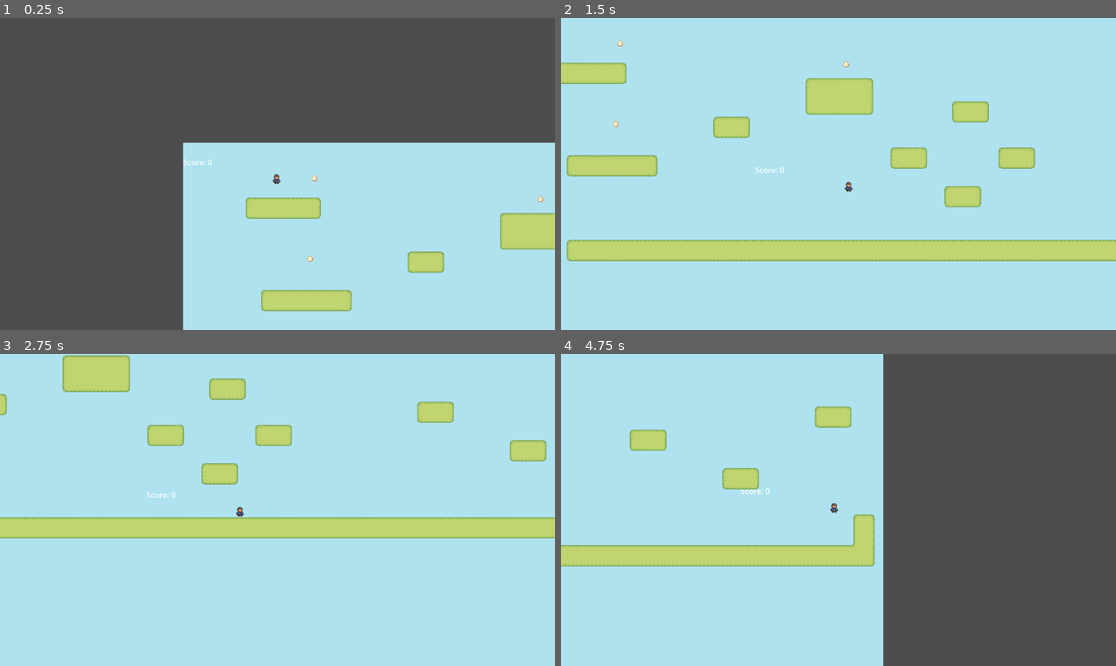
Above: before the commit, frames 1-4 (two rows, left to right).
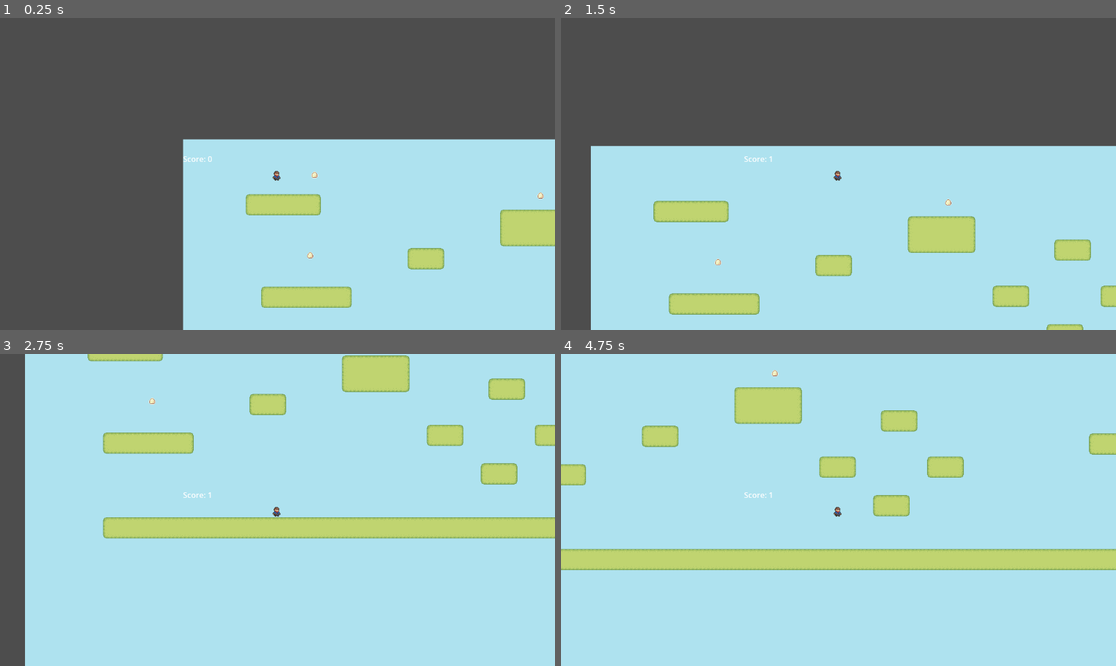
Above: after the commit, the same moments.

Repository: edenmann/class-godot-game
Game: Godot game, scene res://scenes/main_scene.tscn
Two runs of this game, one before a commit and one after it. Both use one fixed random seed, a clock stepped at 60 frames per second and the inputs below.
Inputs:
- Up to frame 1 (0.25 s): no input
- Up to frame 2 (1.5 s): hold D (move_right) from 0.53 s (still down); tap W (move_up) at 0.77 s
- Up to frame 3 (2.75 s): tap W (move_up) at 1.52 s; release D (move_right) at 2.03 s; hold A (move_left) from 2.03 s (still down)
- Up to frame 4 (4.75 s): release A (move_left) at 2.78 s; hold D (move_right) 2.78-4.28 s; tap W (move_up) at 3.02, 3.77, 4.52 s; hold A (move_left) from 4.28 s (still down)

The runs differ from the first frame. In frame 1, 2.6% of the frame differs, in the area x 32-100%, y 38-94%; in frame 2, 57%, in the area x 0-100%, y 0-100%; in frame 3, 14%; in frame 4, 48%.

Commit message:
added final changes

Diff:
--- a/scenes/main_scene.tscn
+++ b/scenes/main_scene.tscn
@@ -108,7 +108,6 @@
 position = Vector2(196, 43)
 
 [node name="Camera2D" type="Camera2D" parent="MainCharacter"]
-position_smoothing_enabled = true
 position_smoothing_speed = 20.0
 
 [node name="Control" type="Control" parent="MainCharacter/Camera2D"]
--- a/scripts/main_character.gd
+++ b/scripts/main_character.gd
@@ -20,9 +20,10 @@
 	if direction:
 		#velocity.x = direction * SPEED
 		velocity.x += direction * acceleration * 1.2
-		#if velocity.x > 350 or velocity.x < -350:
-		#	velocity.x = 340
 	else:
 		velocity.x = move_toward(velocity.x, 0, SPEED)
 
+	if velocity.x > 350 or velocity.x < -350:
+		velocity.x = 350 * direction
+
 	move_and_slide()
